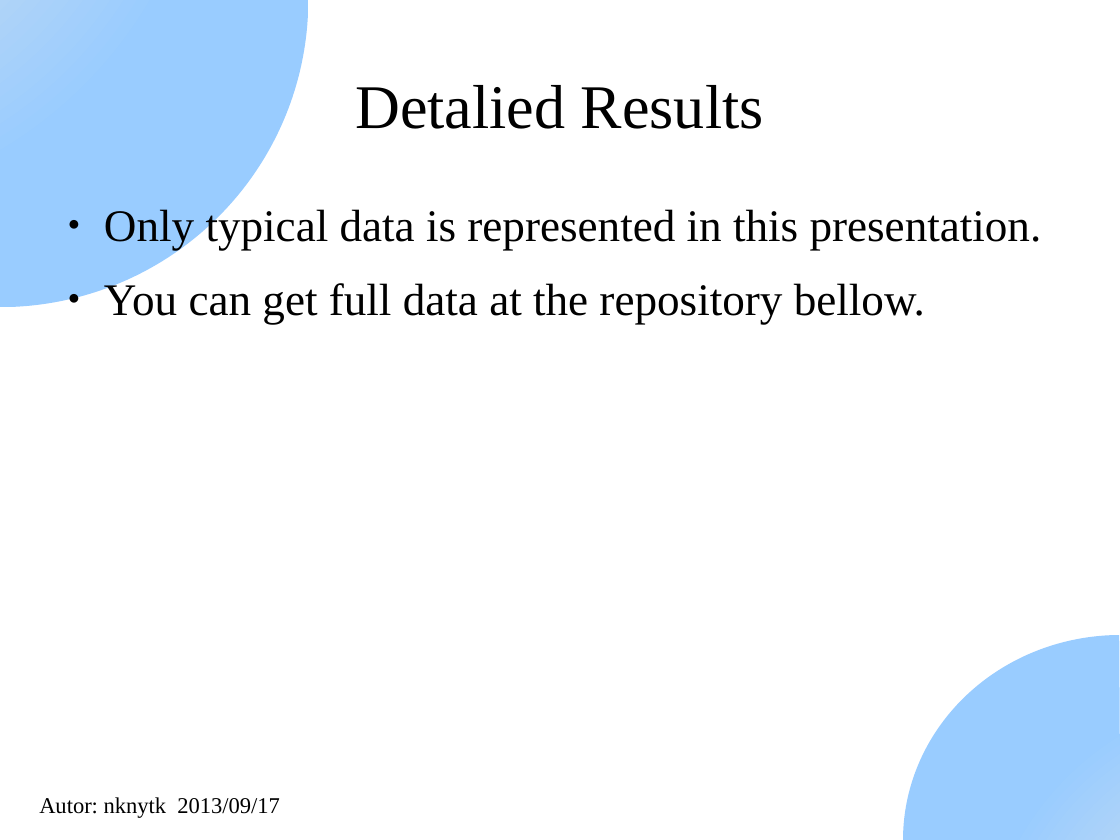
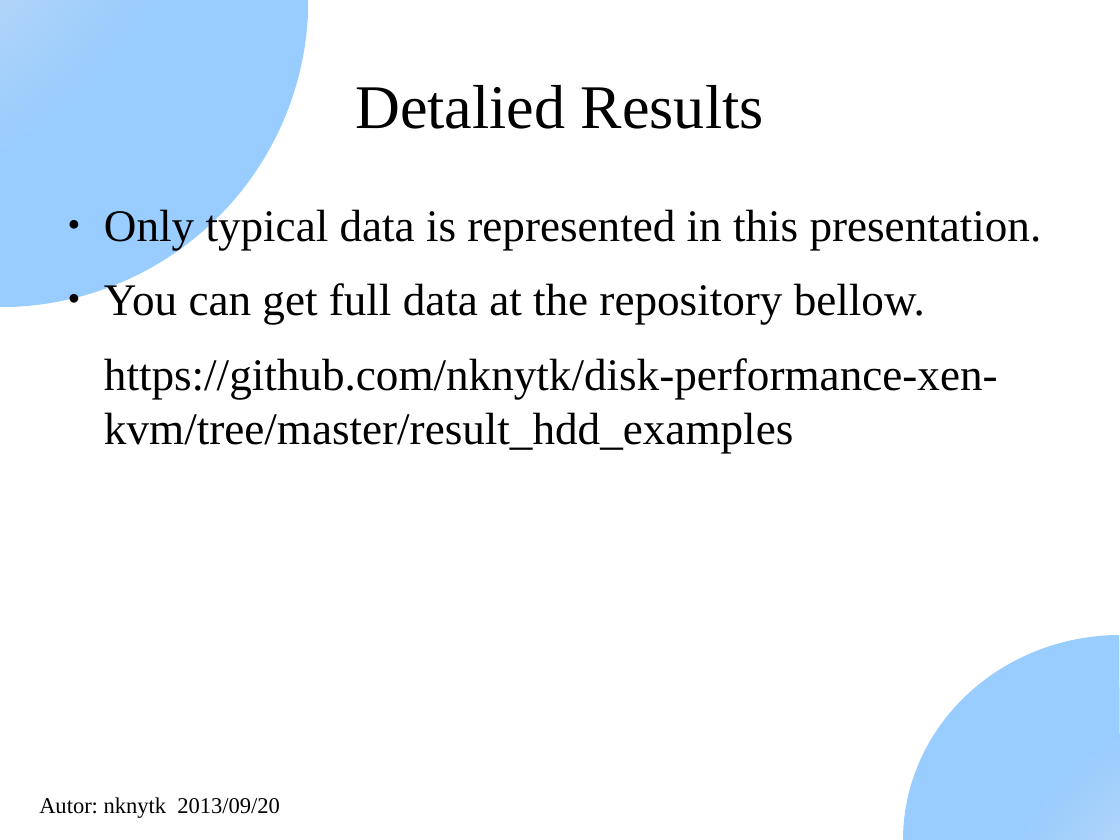
Before and after one commit to nknytk/disk-performance-xen-kvm, a slide deck: slide 18 of DiskPerformanceXenAndKvm.odp (slide 17 before the commit). Drawn at 1120x840 pixels with LibreOffice and Linux fonts; fonts in the diff are those of the drawing. Boxes give left, top, right and bottom in pixels: in the first picture for what was removed or moved away, otherwise in the second. Text is boxed around its words. In the diff, an @@ line names an element or a change of style, - is before the commit and + after.

Commit message:
Added github url to the presentation

```diff
--- a/DiskPerformanceXenAndKvm.odp
+++ b/DiskPerformanceXenAndKvm.odp
@@ text at box(104, 358, 998, 453): paragraph added @@
+https://github.com/nknytk/disk-performance-xen-kvm/tree/master/result_hdd_examples
@@ text at box(39, 797, 280, 818): text changed @@
-Autor: nknytk 2013/09/17
+Autor: nknytk 2013/09/20
```
Also in this commit, not shown: 50 other slides changed, 1 slide added.
